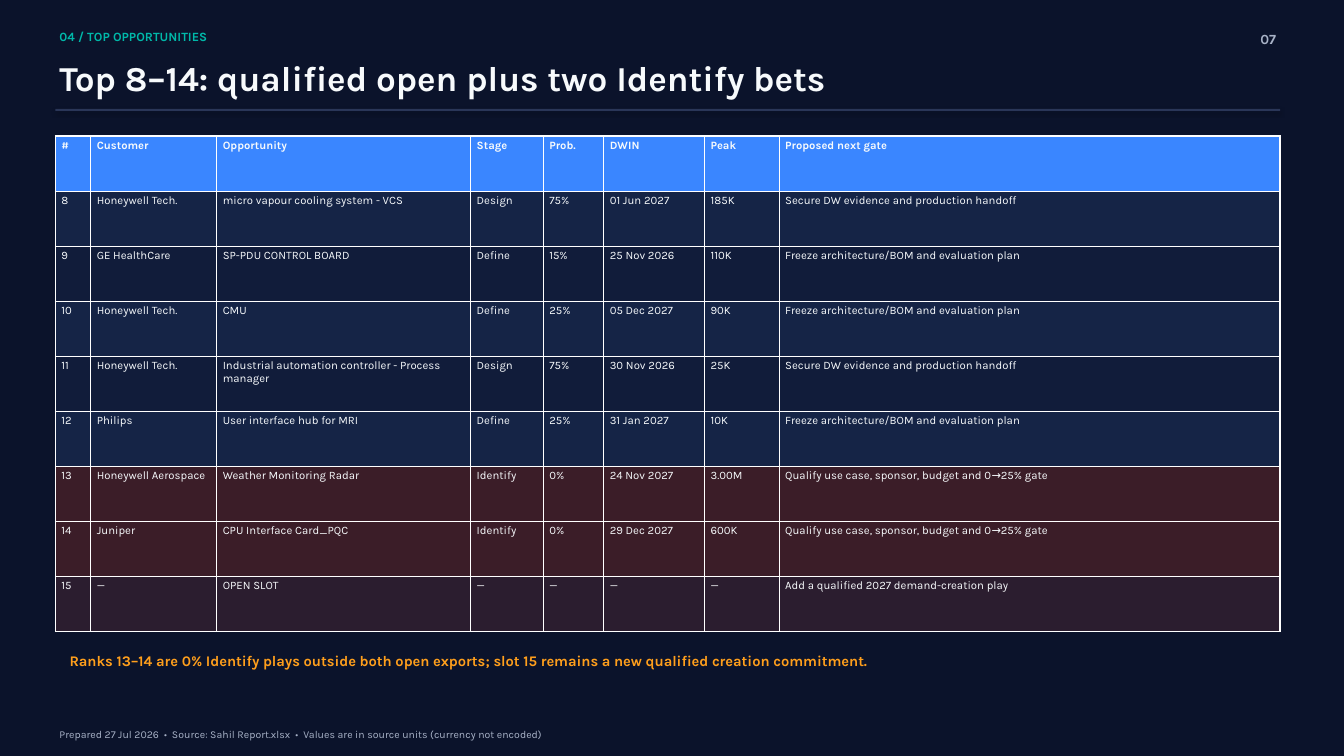
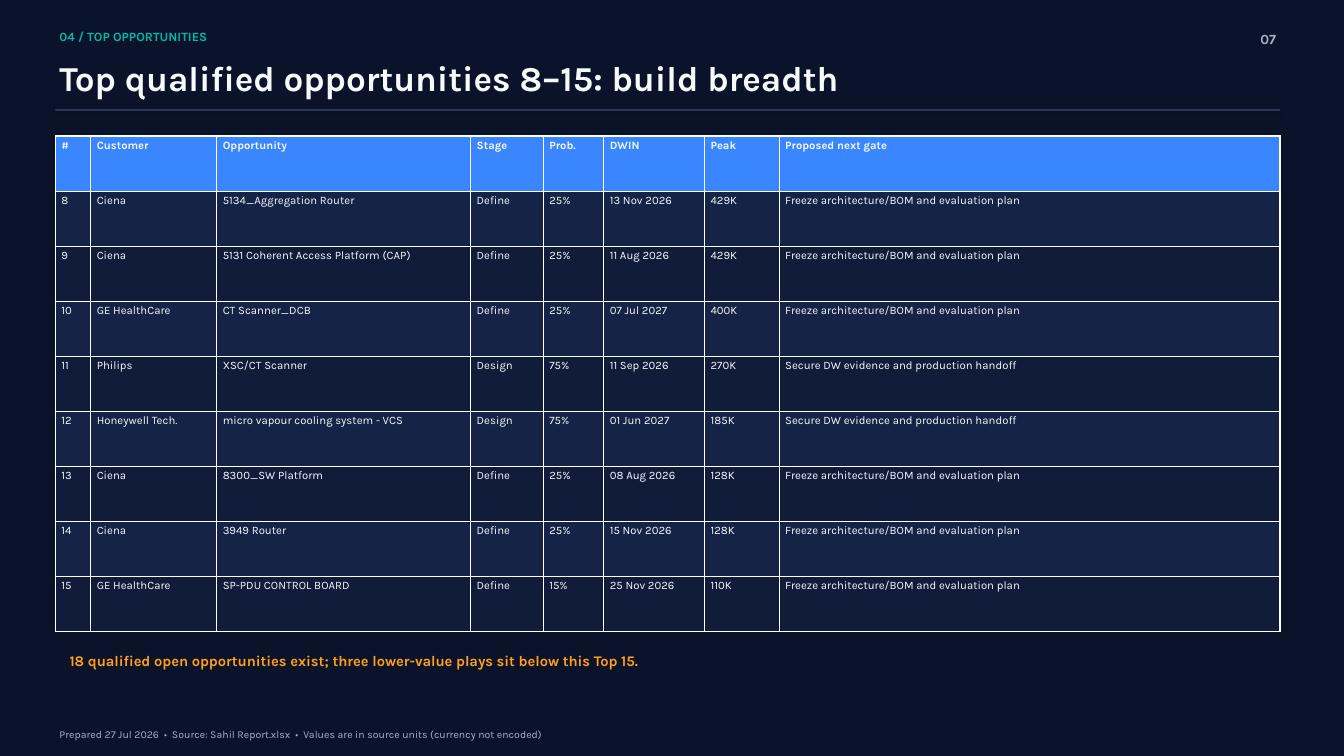
Before and after one commit to sahilpat28/Cursor_Sahil, a slide deck: slide 7 of qbr/output/Sahil_QBR_2026-07-29.pptx. Drawn at 1344x756 pixels with LibreOffice and Linux fonts; fonts in the diff are those of the drawing. Boxes give left, top, right and bottom in pixels: in the first picture for what was removed or moved away, otherwise in the second. Text is boxed around its words. In the diff, an @@ line names an element or a change of style, - is before the commit and + after.

```diff
--- a/qbr/output/Sahil_QBR_2026-07-29.pptx
+++ b/qbr/output/Sahil_QBR_2026-07-29.pptx
@@ text at <box>59,66,838,100</box>: text changed @@
-Top 8–14: qualified open plus two Identify bets
+Top qualified opportunities 8–15: build breadth
@@ table at <box>55,136,1280,632</box> @@
-row 2: 8 | Honeywell Tech. | micro vapour cooling system - VCS | Design | 75% | 01 Jun 2027 | 185K | Secure DW evidence and production handoff
+row 2: 8 | Ciena | 5134_Aggregation Router | Define | 25% | 13 Nov 2026 | 429K | Freeze architecture/BOM and evaluation plan
-row 3: 9 | GE HealthCare | SP-PDU CONTROL BOARD | Define | 15% | 25 Nov 2026 | 110K | Freeze architecture/BOM and evaluation plan
+row 3: 9 | Ciena | 5131 Coherent Access Platform (CAP) | Define | 25% | 11 Aug 2026 | 429K | Freeze architecture/BOM and evaluation plan
-row 4: 10 | Honeywell Tech. | CMU | Define | 25% | 05 Dec 2027 | 90K | Freeze architecture/BOM and evaluation plan
+row 4: 10 | GE HealthCare | CT Scanner_DCB | Define | 25% | 07 Jul 2027 | 400K | Freeze architecture/BOM and evaluation plan
-row 5: 11 | Honeywell Tech. | Industrial automation controller - Process manager | Design | 75% | 30 Nov 2026 | 25K | Secure DW evidence and production handoff
+row 5: 11 | Philips | XSC/CT Scanner | Design | 75% | 11 Sep 2026 | 270K | Secure DW evidence and production handoff
-row 6: 12 | Philips | User interface hub for MRI | Define | 25% | 31 Jan 2027 | 10K | Freeze architecture/BOM and evaluation plan
+row 6: 12 | Honeywell Tech. | micro vapour cooling system - VCS | Design | 75% | 01 Jun 2027 | 185K | Secure DW evidence and production handoff
-row 7: 13 | Honeywell Aerospace | Weather Monitoring Radar | Identify | 0% | 24 Nov 2027 | 3.00M | Qualify use case, sponsor, budget and 0→25% gate
+row 7: 13 | Ciena | 8300_SW Platform | Define | 25% | 08 Aug 2026 | 128K | Freeze architecture/BOM and evaluation plan
-row 8: 14 | Juniper | CPU Interface Card_PQC | Identify | 0% | 29 Dec 2027 | 600K | Qualify use case, sponsor, budget and 0→25% gate
+row 8: 14 | Ciena | 3949 Router | Define | 25% | 15 Nov 2026 | 128K | Freeze architecture/BOM and evaluation plan
-row 9: 15 | — | OPEN SLOT | — | — | — | — | Add a qualified 2027 demand-creation play
+row 9: 15 | GE HealthCare | SP-PDU CONTROL BOARD | Define | 15% | 25 Nov 2026 | 110K | Freeze architecture/BOM and evaluation plan
@@ fill #3B1D28 to #111C3A in row 7 @@
@@ fill #3B1D28 to #152446 in row 8 @@
@@ fill #2B1D2F to #111C3A in row 9 @@
@@ text at <box>70,655,638,670</box>: text changed @@
-Ranks 13–14 are 0% Identify plays outside both open exports; slot 15 remains a new qualified creation commitment.
+18 qualified open opportunities exist; three lower-value plays sit below this Top 15.
```
Also in this commit, not shown: 10 other slides changed, 3 other files.
